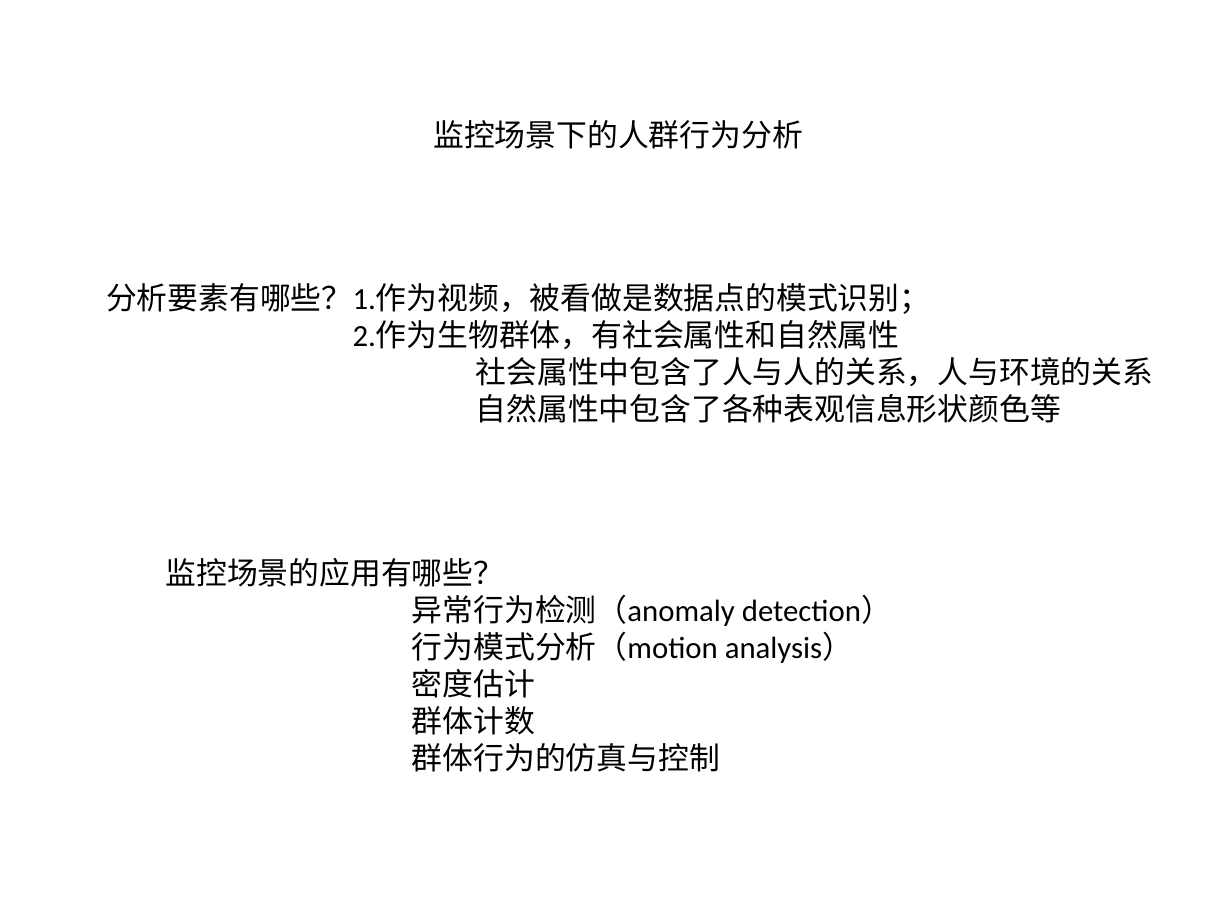
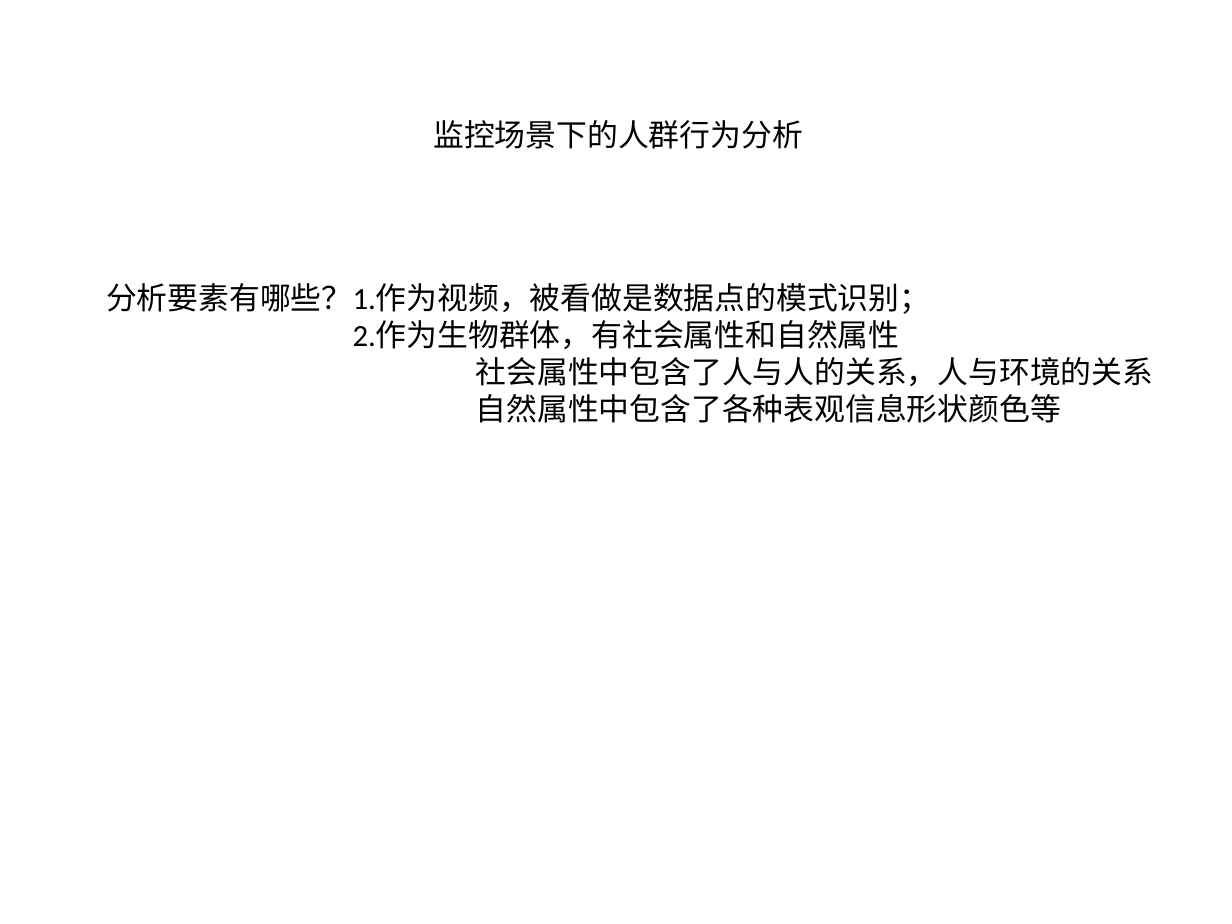
Before and after one commit to simayuhe/crowd-scene-survey, a slide deck: slide 4 of 群体行为分析综述.pptx. Drawn at 1232x924 pixels with LibreOffice and Linux fonts; fonts in the diff are those of the drawing. Boxes give left, top, right and bottom in pixels: in the first picture for what was removed or moved away, otherwise in the second. Text is boxed around its words. In the diff, an @@ line names an element or a change of style, - is before the commit and + after.

```diff
--- a/群体行为分析综述.pptx
+++ b/群体行为分析综述.pptx
@@ text removed at (x1=165, y1=558, x2=892, y2=772) @@
-监控场景的应用有哪些？
-异常行为检测（anomaly detection）
-行为模式分析（motion analysis）
-密度估计
-群体计数
-群体行为的仿真与控制
```
Also in this commit, not shown: 4 other slides changed, 11 slides added, 1 slide removed.
